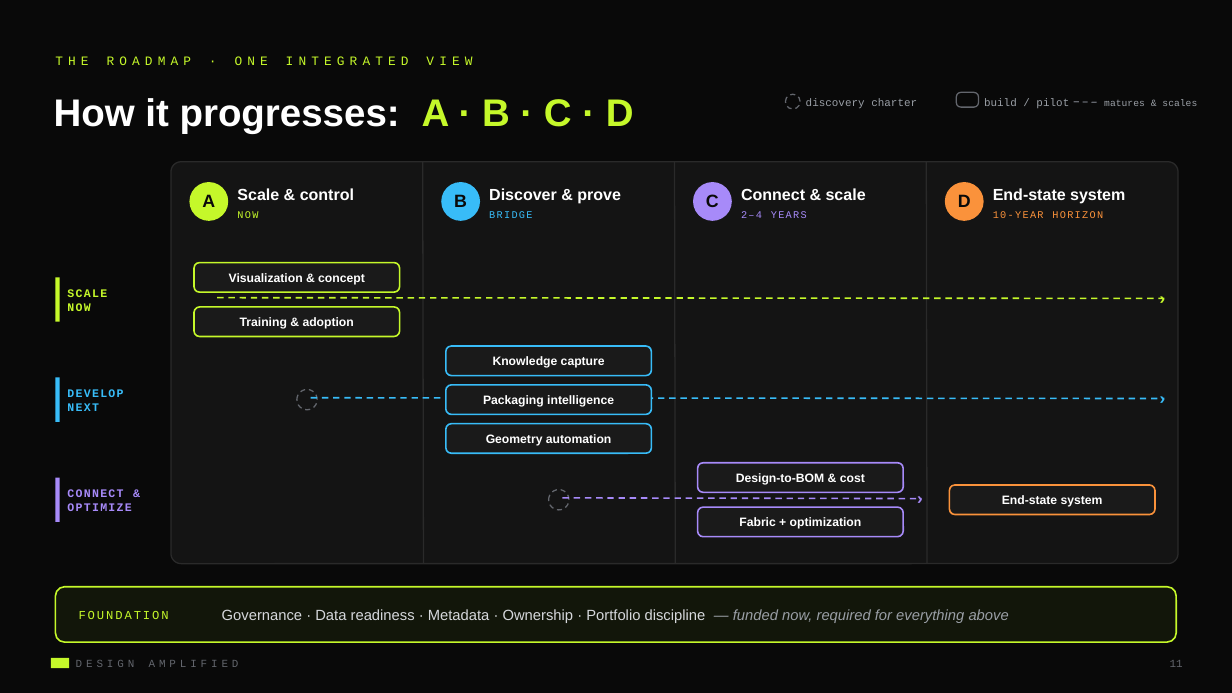
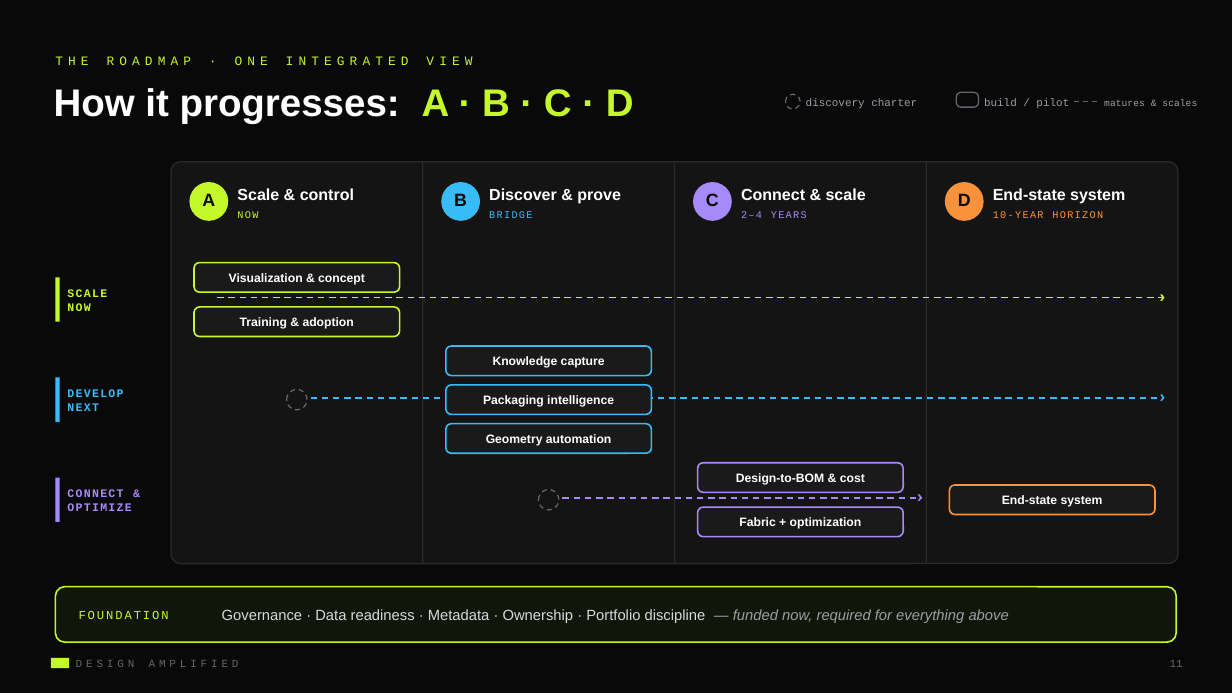
Before and after one commit to LG-Succe55/CLAUDE, a slide deck: slide 11 of Design_Amplified.pptx. Drawn at 1232x693 pixels with LibreOffice and Linux fonts; fonts in the diff are those of the drawing. Boxes give left, top, right and bottom in pixels: in the first picture for what was removed or moved away, otherwise in the second. Text is boxed around its words. In the diff, an @@ line names an element or a change of style, - is before the commit and + after.

```diff
--- a/Design_Amplified.pptx
+++ b/Design_Amplified.pptx
@@ ellipse: place and size @@
-ellipse at (297,389,317,409)
+ellipse at (287,389,307,409)
@@ ellipse: place and size @@
-ellipse at (549,490,569,510)
+ellipse at (539,490,559,510)
@@ vertical alignment middle to top in 4 elements at (54,88,634,124), (1160,286,1178,310), (1160,385,1178,409), (917,486,935,510) @@
```
Also in this commit, not shown: 16 other slides changed, 1 other file.
